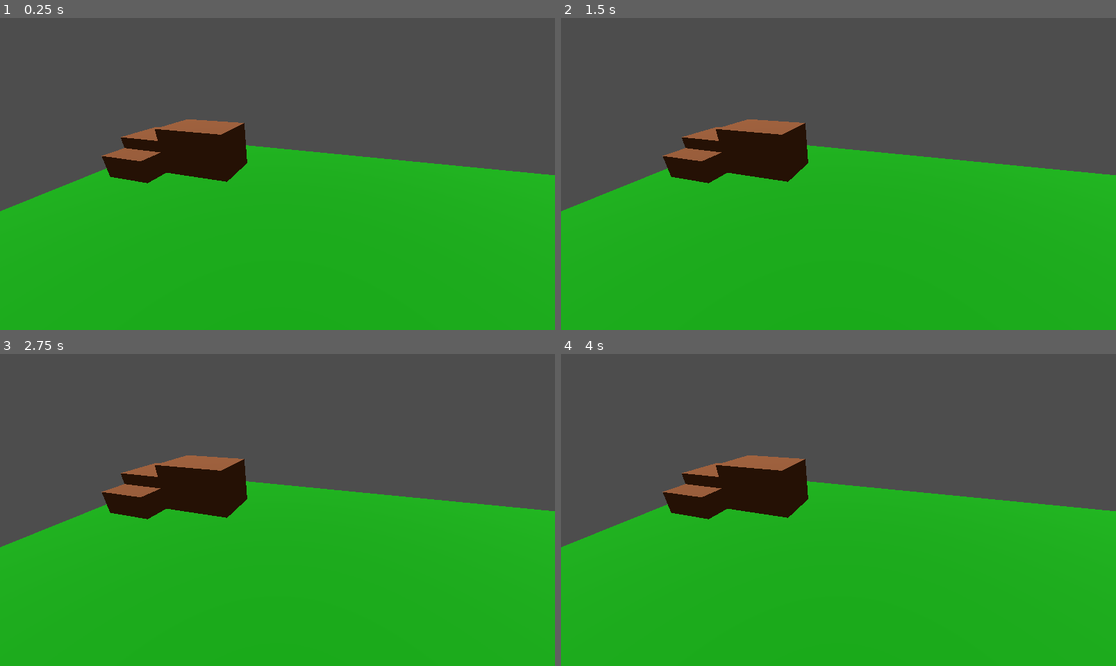
Above: before the commit, frames 1-4 (two rows, left to right).
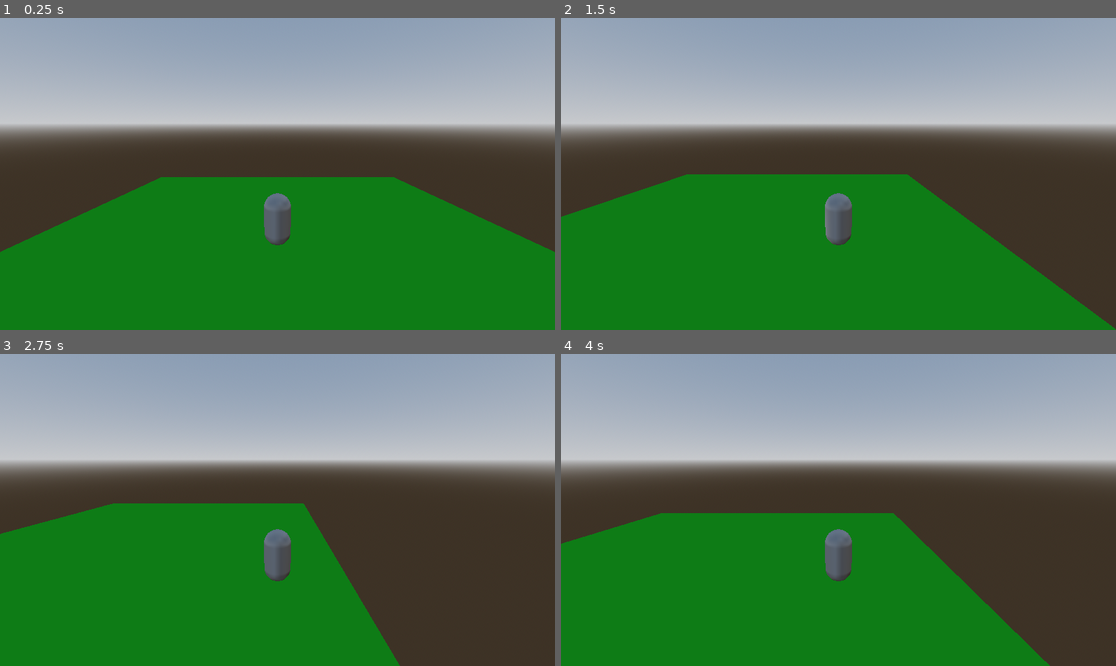
Above: after the commit, the same moments.

Repository: BUT-BOURG-25-26/projet-godot-but3-noah
Game: Godot game, scene res://scenes/main_scene.tscn
Same seed, same stepped clock (60 frames per second), same inputs: the game is played once before the commit and once after it.
Inputs:
- Up to frame 1 (0.25 s): no input
- Up to frame 2 (1.5 s): tap Enter at 0.5 s; hold D (move_right, bound only after the commit) 0.53-1.28 s; hold S (move_backward, bound only after the commit) from 1.28 s (still down)
- Up to frame 3 (2.75 s): tap Space at 2 s; release S (move_backward, bound only after the commit) at 2.03 s; hold D (move_right, bound only after the commit) from 2.03 s (still down)
- Up to frame 4 (4 s): release D (move_right, bound only after the commit) at 2.78 s; hold W (move_forward, bound only after the commit) 2.78-3.53 s; hold A (move_left, bound only after the commit) from 3.53 s (still down)

The runs differ from the first frame. In frame 1, 98% of the frame differs, in the area x 0-100%, y 0-100%; in frame 2, 98%; in frame 3, 98%; in frame 4, 98%.

Commit message:
Ajout du player avec mouvement

Diff:
--- a/project.godot
+++ b/project.godot
@@ -15,9 +15,36 @@
 config/features=PackedStringArray("4.4", "GL Compatibility")
 config/icon="res://icon.svg"
 
+[autoload]
+
+GameManager="*res://scripts/game_manager.gd"
+
 [dotnet]
 
 project/assembly_name="Moteur3D-Projet-Template"
+
+[input]
+
+move_forward={
+"deadzone": 0.2,
+"events": [Object(InputEventKey,"resource_local_to_scene":false,"resource_name":"","device":-1,"window_id":0,"alt_pressed":false,"shift_pressed":false,"ctrl_pressed":false,"meta_pressed":false,"pressed":false,"keycode":0,"physical_keycode":87,"key_label":0,"unicode":122,"location":0,"echo":false,"script":null)
+]
+}
+move_backward={
+"deadzone": 0.2,
+"events": [Object(InputEventKey,"resource_local_to_scene":false,"resource_name":"","device":-1,"window_id":0,"alt_pressed":false,"shift_pressed":false,"ctrl_pressed":false,"meta_pressed":false,"pressed":false,"keycode":0,"physical_keycode":83,"key_label":0,"unicode":115,"location":0,"echo":false,"script":null)
+]
+}
+move_right={
+"deadzone": 0.2,
+"events": [Object(InputEventKey,"resource_local_to_scene":false,"resource_name":"","device":-1,"window_id":0,"alt_pressed":false,"shift_pressed":false,"ctrl_pressed":false,"meta_pressed":false,"pressed":false,"keycode":0,"physical_keycode":68,"key_label":0,"unicode":100,"location":0,"echo":false,"script":null)
+]
+}
+move_left={
+"deadzone": 0.2,
+"events": [Object(InputEventKey,"resource_local_to_scene":false,"resource_name":"","device":-1,"window_id":0,"alt_pressed":false,"shift_pressed":false,"ctrl_pressed":false,"meta_pressed":false,"pressed":false,"keycode":0,"physical_keycode":65,"key_label":0,"unicode":113,"location":0,"echo":false,"script":null)
+]
+}
 
 [rendering]
 
--- /dev/null
+++ b/scenes/entity/player.tscn
@@ -0,0 +1,26 @@
+[gd_scene load_steps=5 format=3 uid="uid://dj7so6rtr0m71"]
+
+[ext_resource type="Script" uid="uid://c866pxi7a1mlb" path="res://scripts/entity/player.gd" id="1_1obkj"]
+[ext_resource type="Script" uid="uid://2vlneqewgcm5" path="res://scripts/entity/camera_3d.gd" id="2_gdab3"]
+
+[sub_resource type="CapsuleShape3D" id="CapsuleShape3D_gqvra"]
+
+[sub_resource type="CapsuleMesh" id="CapsuleMesh_1obkj"]
+
+[node name="Node3D" type="Node3D" groups=["player"]]
+
+[node name="Player" type="CharacterBody3D" parent="."]
+script = ExtResource("1_1obkj")
+
+[node name="CollisionShape3D" type="CollisionShape3D" parent="Player"]
+shape = SubResource("CapsuleShape3D_gqvra")
+
+[node name="MeshInstance3D" type="MeshInstance3D" parent="Player"]
+mesh = SubResource("CapsuleMesh_1obkj")
+skeleton = NodePath("../..")
+
+[node name="Camera3D" type="Camera3D" parent="."]
+transform = Transform3D(1, 0, 0, 0, 0.970296, 0.241922, 0, -0.241922, 0.970296, 0, 3.5, 7)
+current = true
+script = ExtResource("2_gdab3")
+offset = Vector3(0, 3.5, 7)
--- a/scenes/main_scene.tscn
+++ b/scenes/main_scene.tscn
@@ -1,18 +1,25 @@
-[gd_scene load_steps=3 format=3 uid="uid://ijt3x48qbcmc"]
+[gd_scene load_steps=7 format=3 uid="uid://ijt3x48qbcmc"]
 
+[ext_resource type="Script" uid="uid://r2my3a5n4e4v" path="res://scripts/main_scene.gd" id="1_pw63i"]
 [ext_resource type="PackedScene" uid="uid://d14pfdvg3or51" path="res://scenes/world_gen/world.tscn" id="1_w2twt"]
+[ext_resource type="PackedScene" uid="uid://dj7so6rtr0m71" path="res://scenes/entity/player.tscn" id="3_7ykc4"]
+
+[sub_resource type="ProceduralSkyMaterial" id="ProceduralSkyMaterial_w2twt"]
+
+[sub_resource type="Sky" id="Sky_w2twt"]
+sky_material = SubResource("ProceduralSkyMaterial_w2twt")
 
 [sub_resource type="Environment" id="Environment_w2twt"]
+background_mode = 2
+sky = SubResource("Sky_w2twt")
+tonemap_mode = 2
 
 [node name="MainScene" type="Node3D"]
+script = ExtResource("1_pw63i")
+world_tile_scene = ExtResource("1_w2twt")
+player_scene = ExtResource("3_7ykc4")
 
 [node name="WorldEnvironment" type="WorldEnvironment" parent="."]
 environment = SubResource("Environment_w2twt")
 
-[node name="world" parent="." instance=ExtResource("1_w2twt")]
-
-[node name="Camera3D" type="Camera3D" parent="."]
-transform = Transform3D(-0.959791, 0.125137, -0.251282, 0, 0.895145, 0.445776, 0.280717, 0.427851, -0.859151, 0, 4.01516, -0.884783)
-
-[node name="DirectionalLight3D" type="DirectionalLight3D" parent="."]
-transform = Transform3D(1, 0, 0, 0, -4.37114e-08, 1, 0, -1, -4.37114e-08, 0, 29.0418, 0)
+[node name="OmniLight3D" type="OmniLight3D" parent="."]
--- a/scenes/world_gen/world.tscn
+++ b/scenes/world_gen/world.tscn
@@ -41,6 +41,7 @@
 
 [node name="plateforme1" type="StaticBody3D" parent="."]
 transform = Transform3D(1, 0, 0, 0, 1, 0, 0, 0, 1, 8, 0.5, 5)
+visible = false
 
 [node name="CollisionShape3D" type="CollisionShape3D" parent="plateforme1"]
 shape = SubResource("BoxShape3D_7c5vx")
@@ -51,6 +52,7 @@
 
 [node name="plateforme2" type="StaticBody3D" parent="."]
 transform = Transform3D(1, 0, 0, 0, 1, 0, 0, 0, 1, 8, 0.75, 6.5)
+visible = false
 
 [node name="CollisionShape3D" type="CollisionShape3D" parent="plateforme2"]
 shape = SubResource("BoxShape3D_iy71k")
@@ -61,6 +63,7 @@
 
 [node name="plateforme3" type="StaticBody3D" parent="."]
 transform = Transform3D(1, 0, 0, 0, 1, 0, 0, 0, 1, 5.5, 1, 6.5)
+visible = false
 
 [node name="CollisionShape3D" type="CollisionShape3D" parent="plateforme3"]
 shape = SubResource("BoxShape3D_bkxuw")
--- /dev/null
+++ b/scripts/entity/camera_3d.gd
@@ -0,0 +1,12 @@
+extends Camera3D
+
+@export var offset : Vector3
+var player : Player
+
+func _ready() -> void:
+	var parent : Node3D = get_parent()
+	player = parent.get_node("Player")
+
+func _process(delta: float) -> void:
+	global_position = player.global_position + offset
+	return
--- /dev/null
+++ b/scripts/entity/player.gd
@@ -0,0 +1,35 @@
+extends CharacterBody3D
+
+class_name Player
+
+@export var health : int
+@export var attack_damage : int
+@export var attack_speed : float
+@export var movement_speed : float
+
+func _ready() -> void:
+	health = 10
+	attack_damage = 5
+	attack_speed = 1
+	movement_speed = 5
+
+func _physics_process(delta: float) -> void:
+	player_movement()
+
+
+func player_movement() -> void:
+	var move_inputs = read_move_inputs()
+	velocity = move_inputs * movement_speed
+	if velocity != Vector3.ZERO:
+		var look_at_point = global_position + (move_inputs * 5.0)
+		look_at(look_at_point)
+	if !is_on_floor():
+		velocity.y = get_gravity().y
+	move_and_slide()
+
+func read_move_inputs() -> Vector3:
+	var move_inputs : Vector3
+	move_inputs.x = Input.get_action_strength("move_right") - Input.get_action_strength("move_left")
+	move_inputs.z = Input.get_action_strength("move_backward") - Input.get_action_strength("move_forward")
+	move_inputs = move_inputs.normalized()
+	return move_inputs
--- /dev/null
+++ b/scripts/game_manager.gd
@@ -0,0 +1,9 @@
+extends Node
+
+@onready var main_scene: PackedScene = preload("res://scenes/main_scene.tscn")
+
+func init() -> void:
+	return
+
+func start() -> void:
+	get_tree().change_scene_to_packed(main_scene)
--- /dev/null
+++ b/scripts/main_scene.gd
@@ -0,0 +1,16 @@
+extends Node3D
+
+@export var world_tile_scene : PackedScene
+@export var player_scene : PackedScene
+
+func _ready() -> void:
+
+	var world_tile : Node3D = world_tile_scene.instantiate()
+	add_child(world_tile)
+	world_tile.global_position = Vector3(0, 0, 0)
+
+	var player = player_scene.instantiate()
+	add_child(player)
+	player.global_position = Vector3(0, 3, 0)
+
+	GameManager.init()
Not shown, added: scripts/entity/camera_3d.gd.uid
Not shown, added: scripts/entity/player.gd.uid
Not shown, added: scripts/game_manager.gd.uid
Not shown, added: scripts/main_scene.gd.uid
